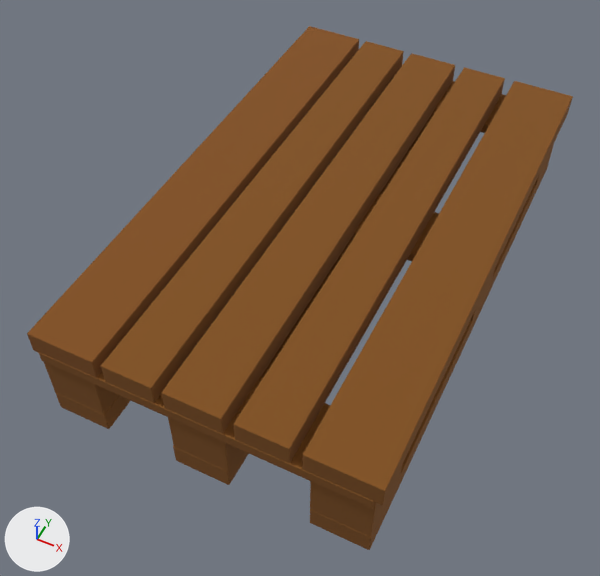
A saved change to the OBJ model public/Palette/palette.obj.
Both versions are drawn from a camera (50 mm lens) standing at (7.99, -18.81, 21.16) and looking at (-0.36, -2.12, 0.29). Every picture has the same lights, and +X, +Y and +Z are marked at lower left. Where no turn or scale is listed for an object, it has been applied to the vertices.

Objects in the first picture: '280697_23_05_23_08_14_46_0'.
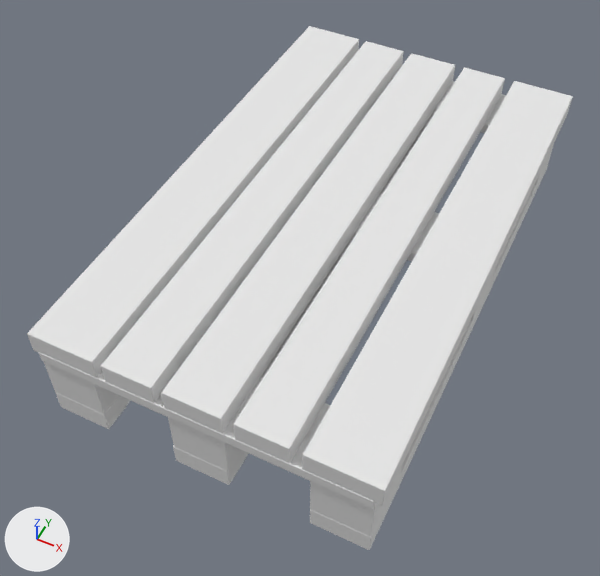
The change, as JSON lines over the scene's bpy script:
```json
{"op": "add", "block": "mat_palette", "code": ["mat_palette = principled_material('palette')", "mat_palette.base_color = (0.8, 0.8, 0.8)  # white #e7e7e7", "mat_palette.roughness = 1.0"]}
{"block": "me_280697_23_05_23_08_14_46_0", "where": "me_280697_23_05_23_08_14_46_0.from_pydata(...)  # 6387 vertices, 12826 faces; spans x -5.2..5.5, y -9.3..8.4, z -0.4..3.2"}
{"op": "remove", "block": "me_280697_23_05_23_08_14_46_0", "code": "me_280697_23_05_23_08_14_46_0.materials.append(mat_280697_23_05_23_08_14_46_0)  # picture img_280697_23_05_23_08_14_46_0_color_png"}
{"op": "add", "block": "me_280697_23_05_23_08_14_46_0", "code": "me_280697_23_05_23_08_14_46_0.materials.append(mat_palette)  # white #e7e7e7"}
```

Location of each change, (x1, y1, x2, y2) in pixels of the pictures (600 x 576 px):
```json
{"object": "280697_23_05_23_08_14_46_0", "change": "recoloured", "before": [27, 26, 573, 550], "after": [27, 26, 573, 550], "on screen": "brown to white"}
```
